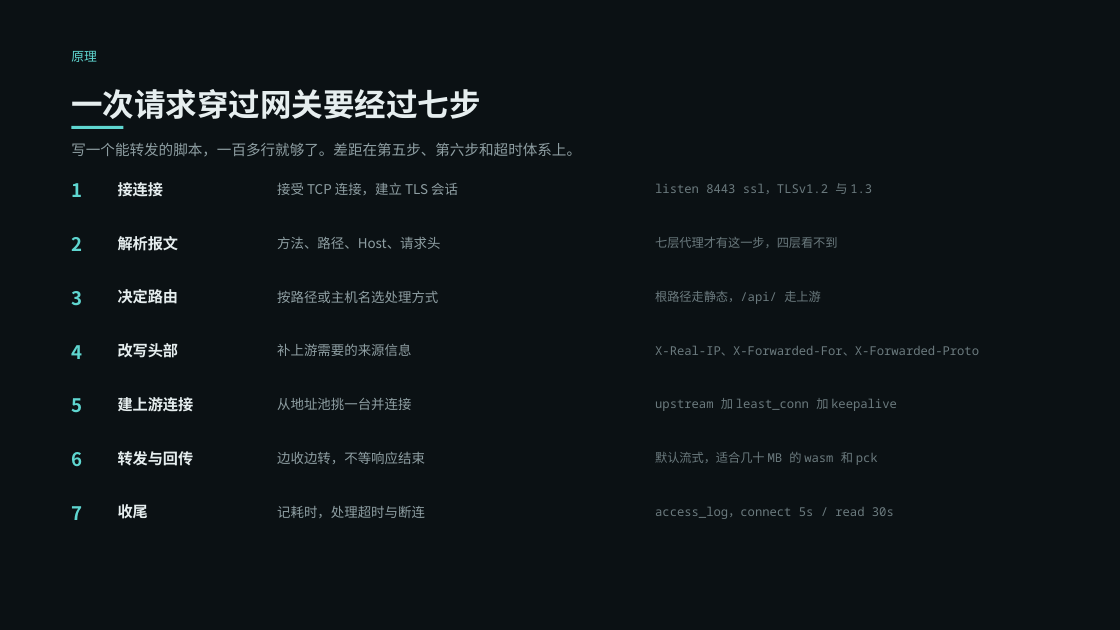
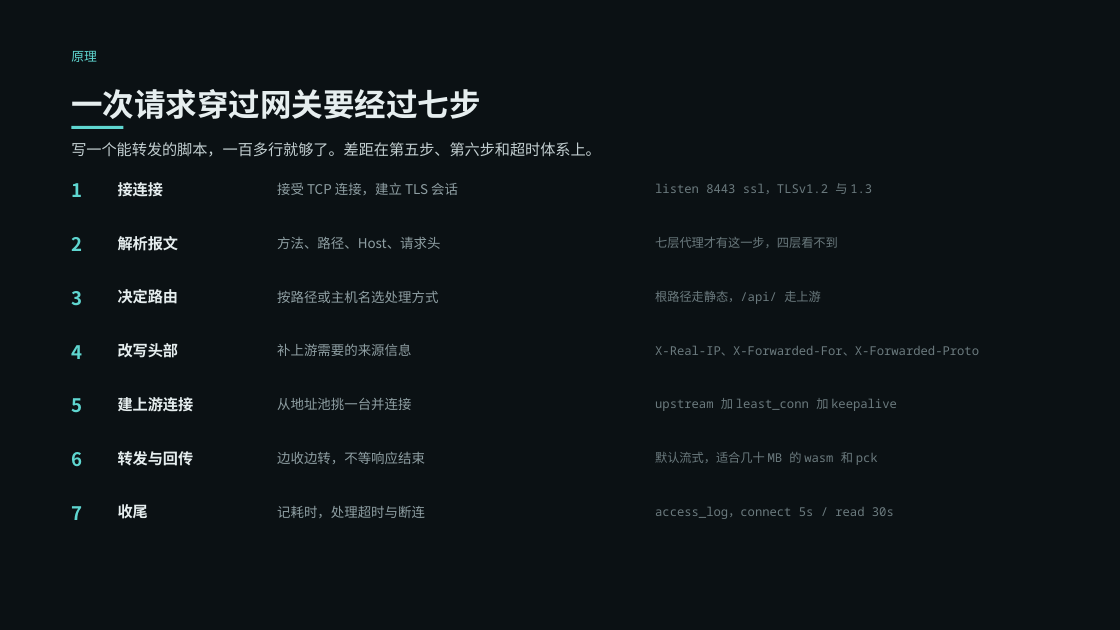
Before and after one commit to VesselPaper/symbiont, a slide deck: slide 4 of share/技术分享-应用代理与负载均衡.pptx. Drawn at 1120x630 pixels with LibreOffice and Linux fonts; fonts in the diff are those of the drawing. Boxes give left, top, right and bottom in pixels: in the first picture for what was removed or moved away, otherwise in the second. Text is boxed around its words. In the diff, an @@ line names an element or a change of style, - is before the commit and + after.

```diff
--- a/share/技术分享-应用代理与负载均衡.pptx
+++ b/share/技术分享-应用代理与负载均衡.pptx
@@ text "写一个能转发的脚本，一百多行就够了。差距在第五步、第六步和超时体系上。" at (71,142,601,157): size 12.5 to 13 pt, text colour #8E9EA2 to #C2CED0 @@
```
Also in this commit, not shown: 14 other slides changed, 1 other file.
